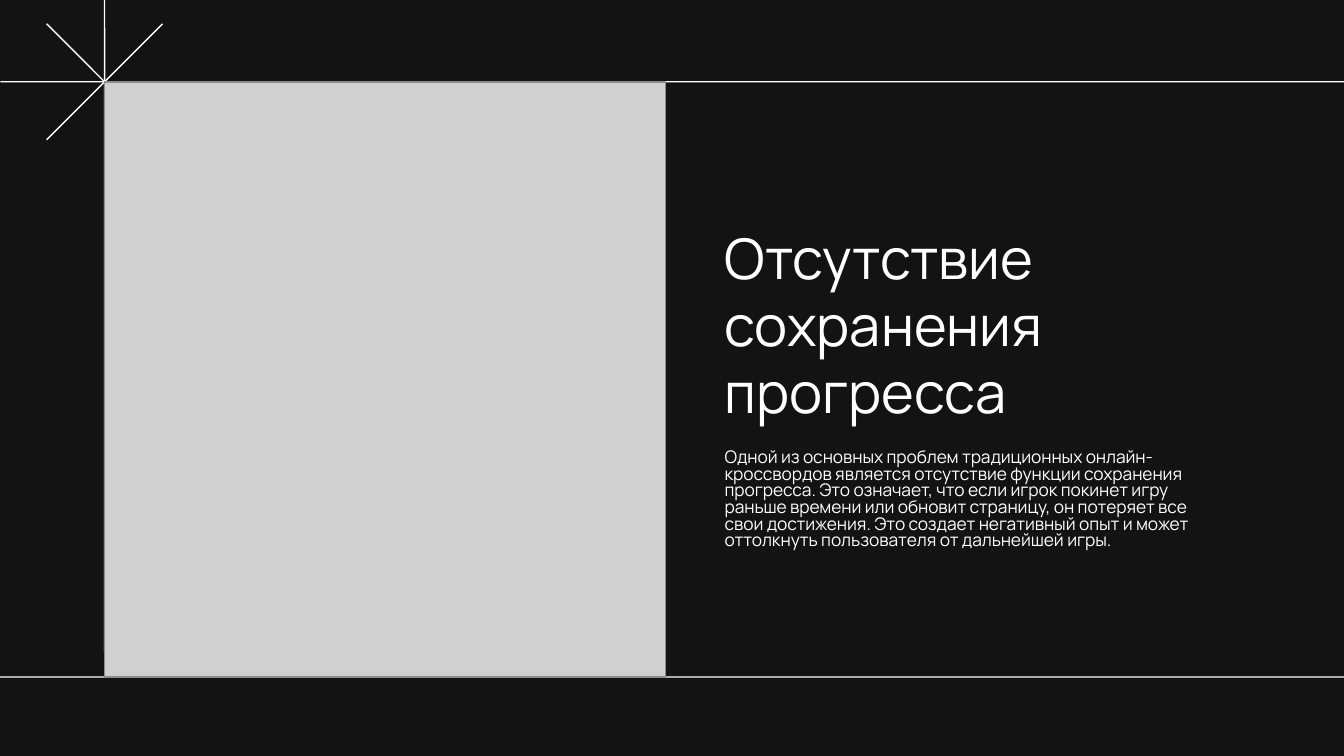
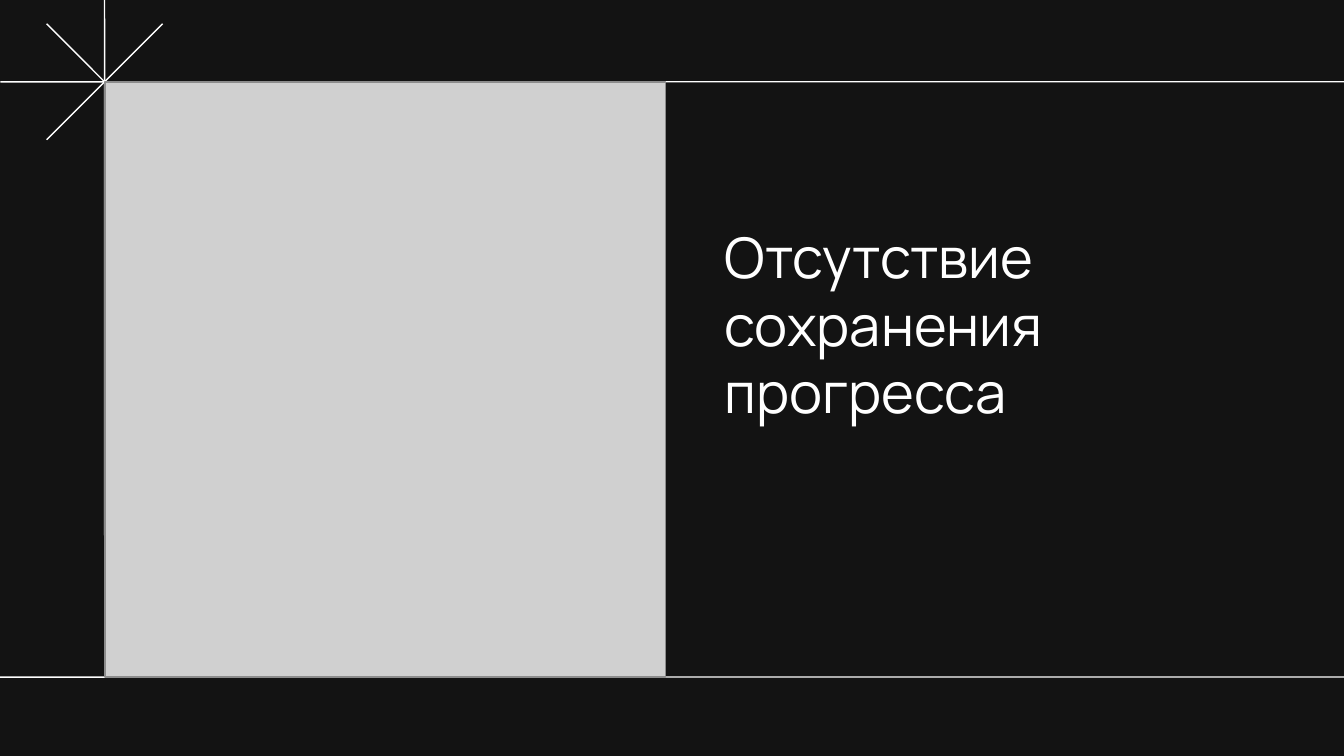
Before and after one commit to Polina-Shupikova/NPI, a slide deck: slide 5 of Советский кроссворд.pptx (slide 6 before the commit). Drawn at 1344x756 pixels with LibreOffice and Linux fonts; fonts in the diff are those of the drawing; grey boxes stand for pictures. Boxes give left, top, right and bottom in pixels: in the first picture for what was removed or moved away, otherwise in the second. Text is boxed around its words. In the diff, an @@ line names an element or a change of style, - is before the commit and + after.

```diff
--- a/Советский кроссворд.pptx
+++ b/Советский кроссворд.pptx
@@ subtitle removed at <box>725,450,1188,550</box> @@
-Одной из основных проблем традиционных онлайн-кроссвордов является отсутствие функции сохранения прогресса. Это означает, что если игрок покинет игру раньше времени или обновит страницу, он потеряет все свои достижения. Это создает негативный опыт и может оттолкнуть пользователя от дальнейшей игры.
```
Also in this commit, not shown: 3 other slides changed, 6 slides added, 5 slides removed, 5 other files.
